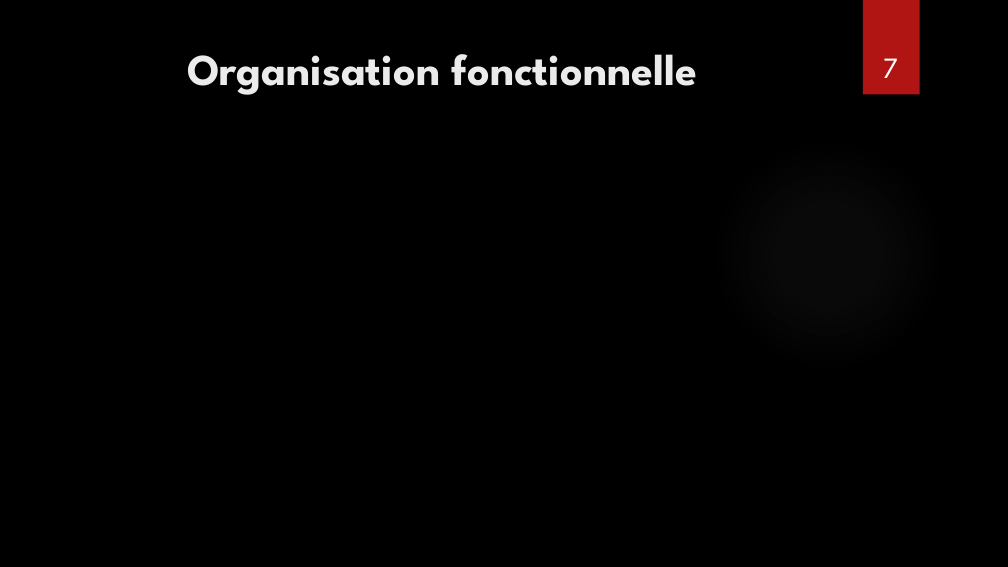
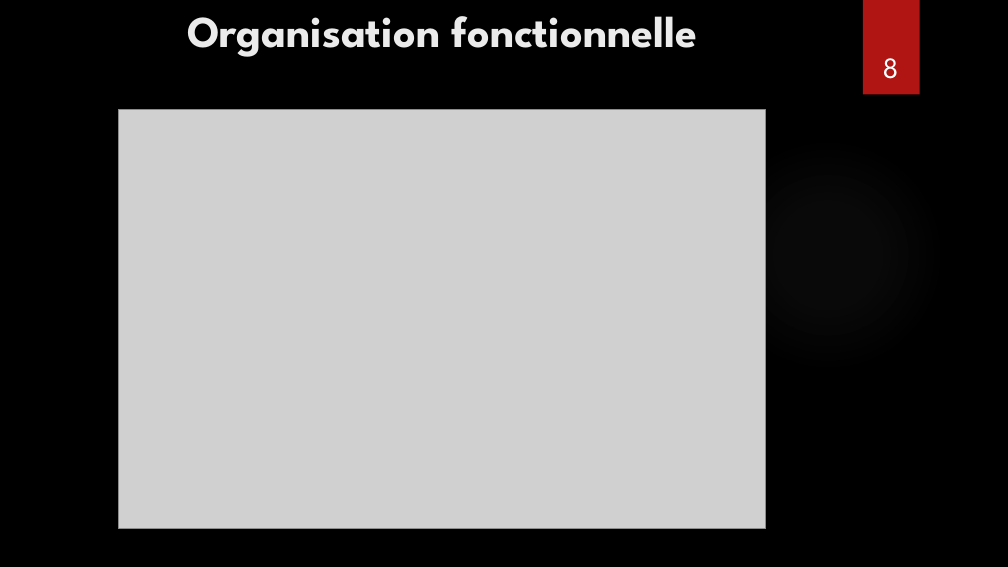
Before and after one commit to CNAM-MPIR/210_Project, a slide deck: slide 8 of Project/MPI_NPE_Presentation NFE210.pptx (slide 7 before the commit). Drawn at 1008x567 pixels with LibreOffice and Linux fonts; fonts in the diff are those of the drawing; grey boxes stand for pictures; background and template pictures are left out. Boxes give left, top, right and bottom in pixels: in the first picture for what was removed or moved away, otherwise in the second. Text is boxed around its words. In the diff, an @@ line names an element or a change of style, - is before the commit and + after.

```diff
--- a/Project/MPI_NPE_Presentation NFE210.pptx
+++ b/Project/MPI_NPE_Presentation NFE210.pptx
@@ title "Organisation fonctionnelle": place and size @@
-title "Organisation fonctionnelle" at bbox=[187, 54, 697, 95]
+title "Organisation fonctionnelle" at bbox=[187, 16, 697, 57]
@@ page number at bbox=[883, 58, 899, 79]: text changed @@
-7
+8
@@ picture added at bbox=[119, 110, 766, 529] @@
```
Also in this commit, not shown: 6 other slides changed, 10 slides added, 4 slides removed, 2 other files.
